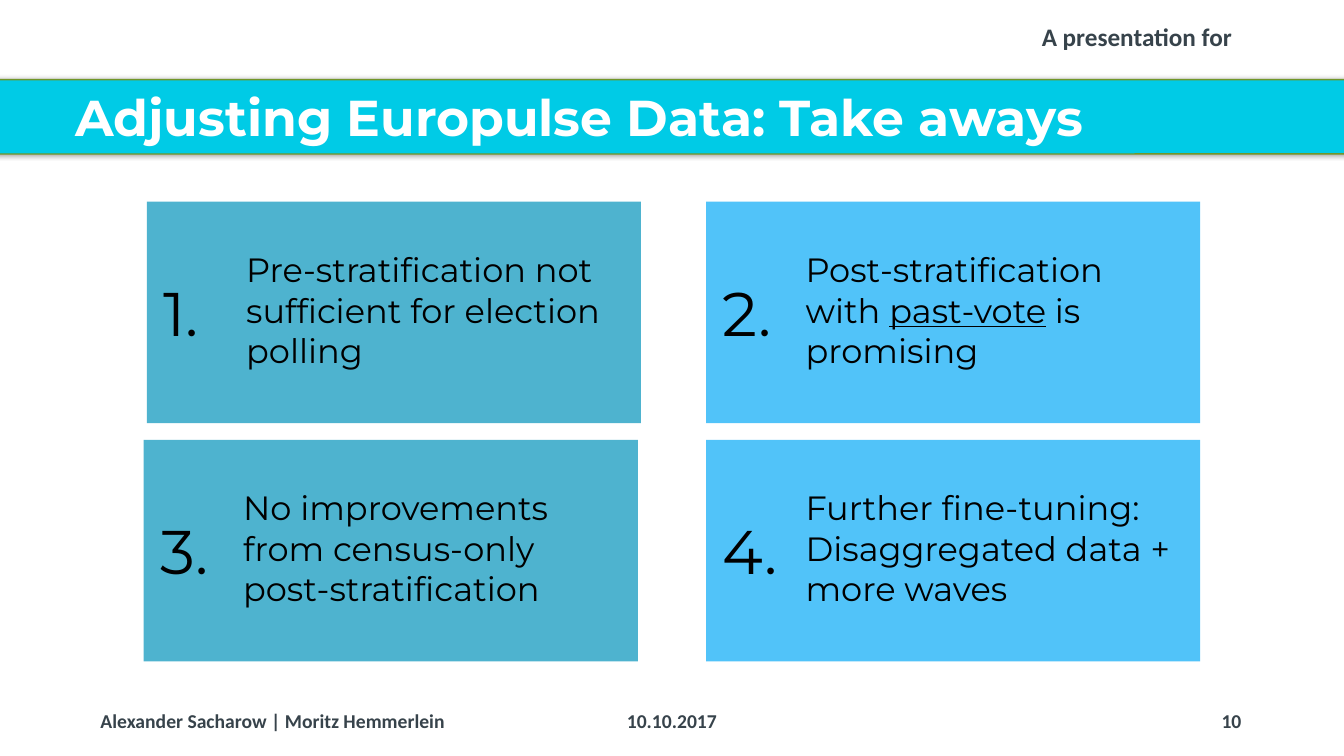
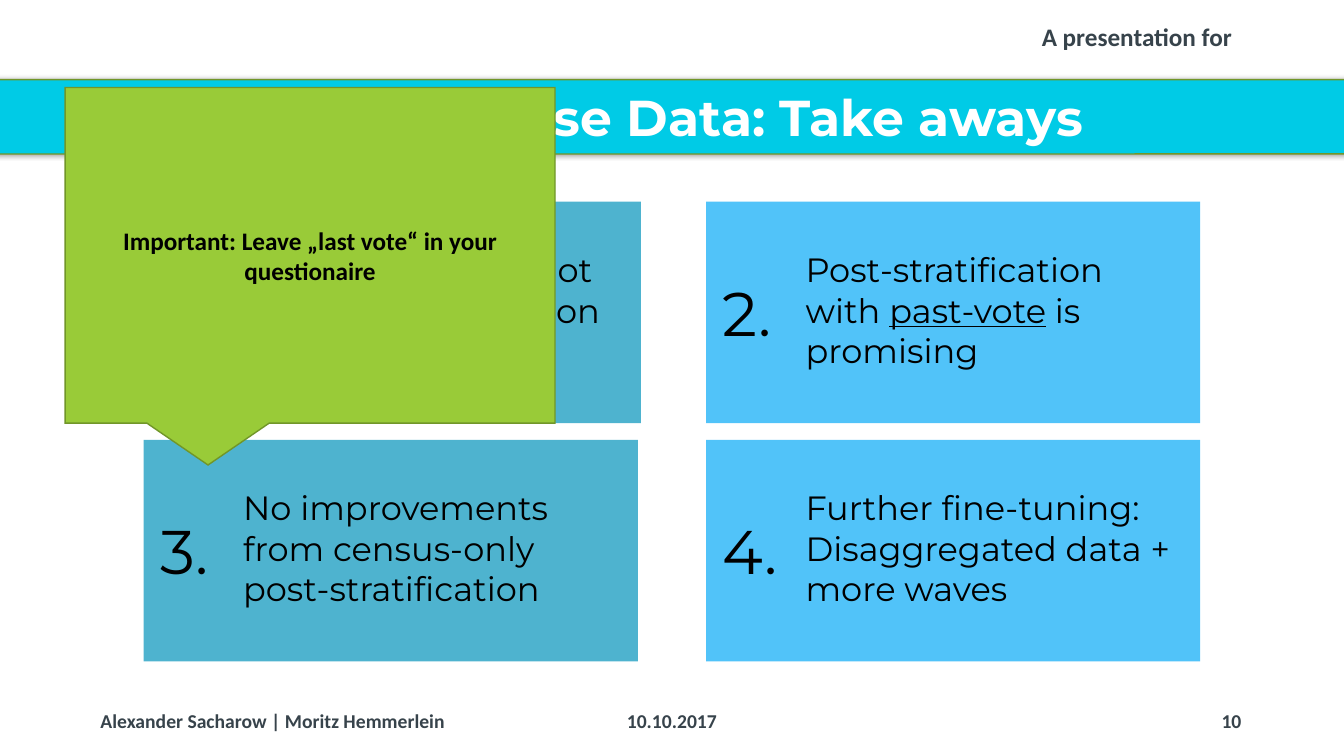
Before and after one commit to Corrod3/ElectionForecasting, a slide deck: slide 10 of Dalia Presentation/20171006_Dalia_Lunchtime Talk_Election Forecasting_v2.pptx. Drawn at 1344x756 pixels with LibreOffice and Linux fonts; fonts in the diff are those of the drawing; background and template pictures are left out. Boxes give left, top, right and bottom in pixels: in the first picture for what was removed or moved away, otherwise in the second. Text is boxed around its words. In the diff, an @@ line names an element or a change of style, - is before the commit and + after.

```diff
--- a/Dalia Presentation/20171006_Dalia_Lunchtime Talk_Election Forecasting_v2.pptx
+++ b/Dalia Presentation/20171006_Dalia_Lunchtime Talk_Election Forecasting_v2.pptx
@@ speech box added at <box>66,88,556,423</box>, fill #99CB38, outline #719629 1 pt, 18 pt, text #000000, bold @@
+Important: Leave „last vote“ in your questionaire
```
Also in this commit, not shown: 3 other slides changed, 1 slide added.
